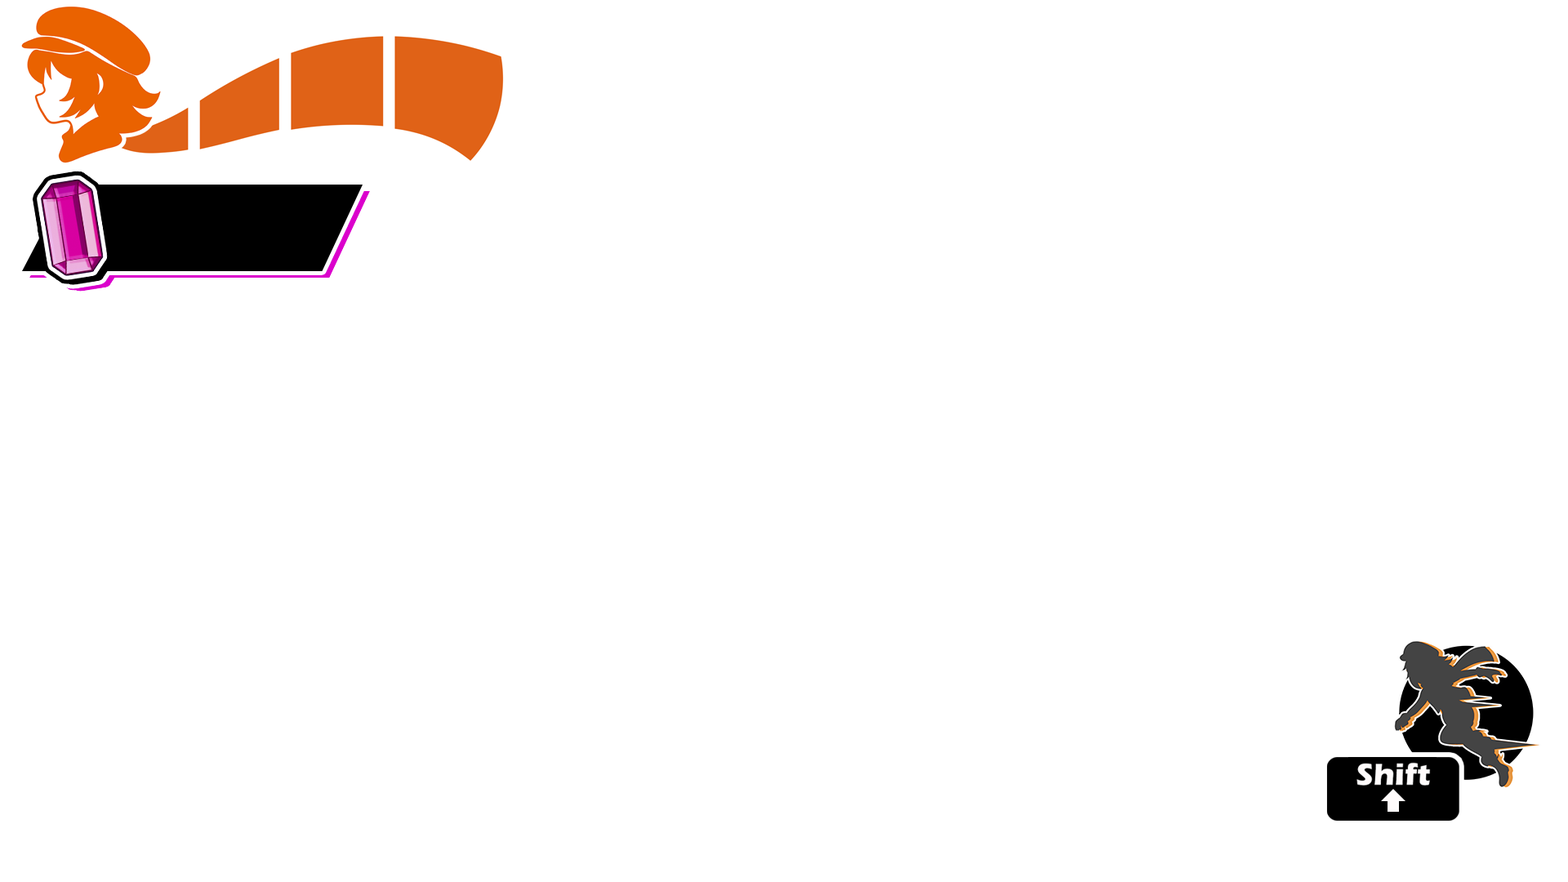
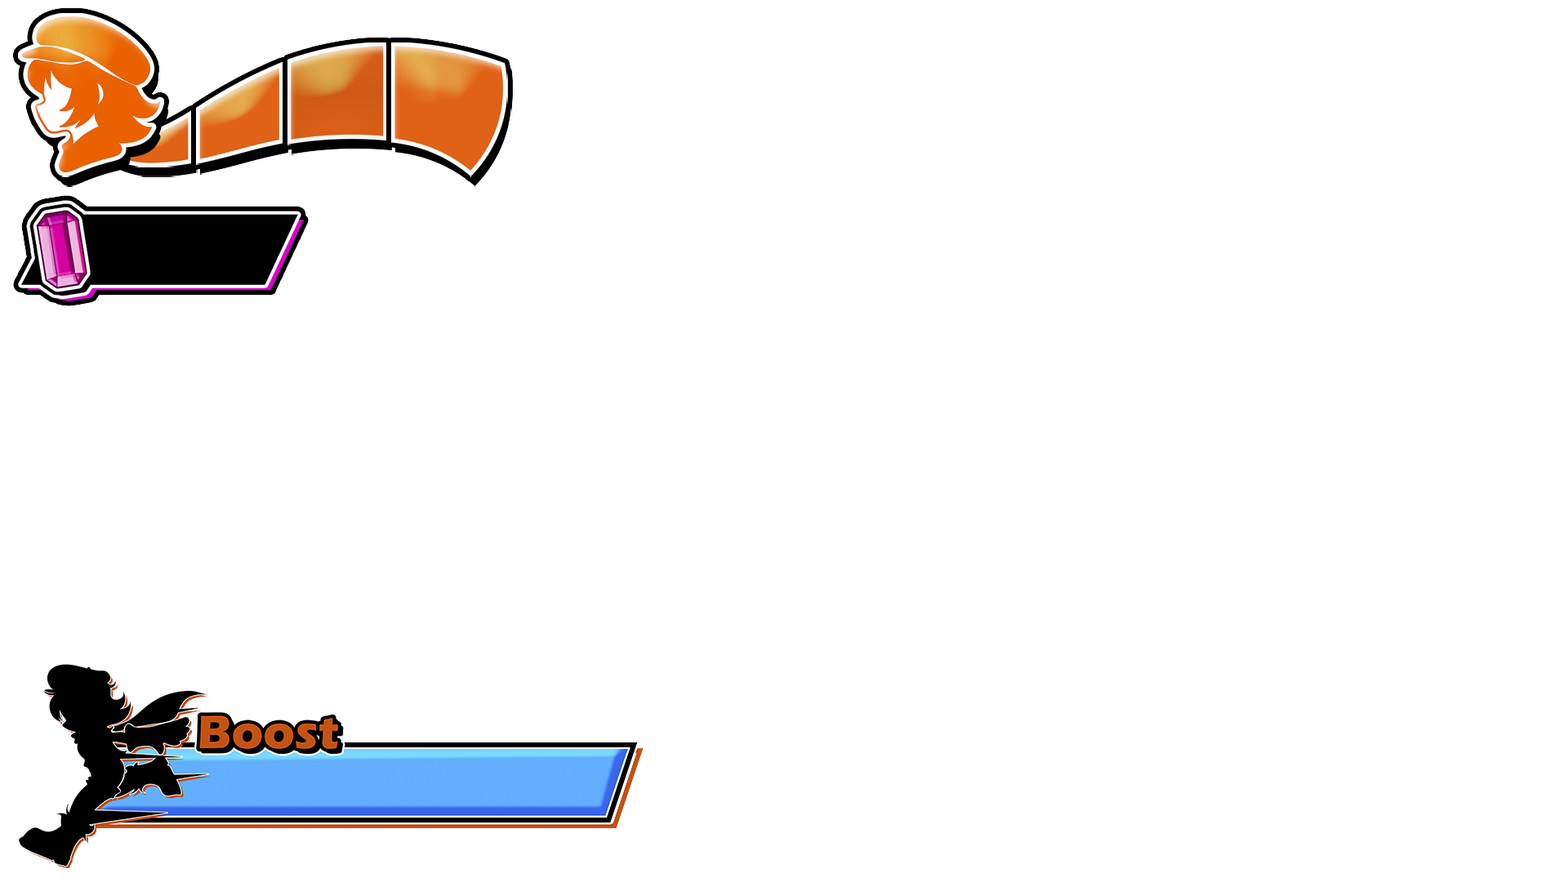
Layers edited between the first and the second 1568x882 image:
painted on "Pandora Icone" over [17, 6, 165, 178]
painted on "Hit 1" over [391, 35, 508, 178]
painted on "Hit 2" over [287, 35, 388, 146]
painted on "Hit 3" over [196, 56, 285, 165]
painted on "Hit 4" over [101, 99, 194, 168]
hid "Shift" over [1326, 752, 1465, 822]
hid "Dash Icon" over [1393, 641, 1541, 789]
added layer "Boost Bar full" above "contador de coletavel" over [18, 663, 644, 869]
painted on "contador de coletavel" over [17, 166, 370, 302]